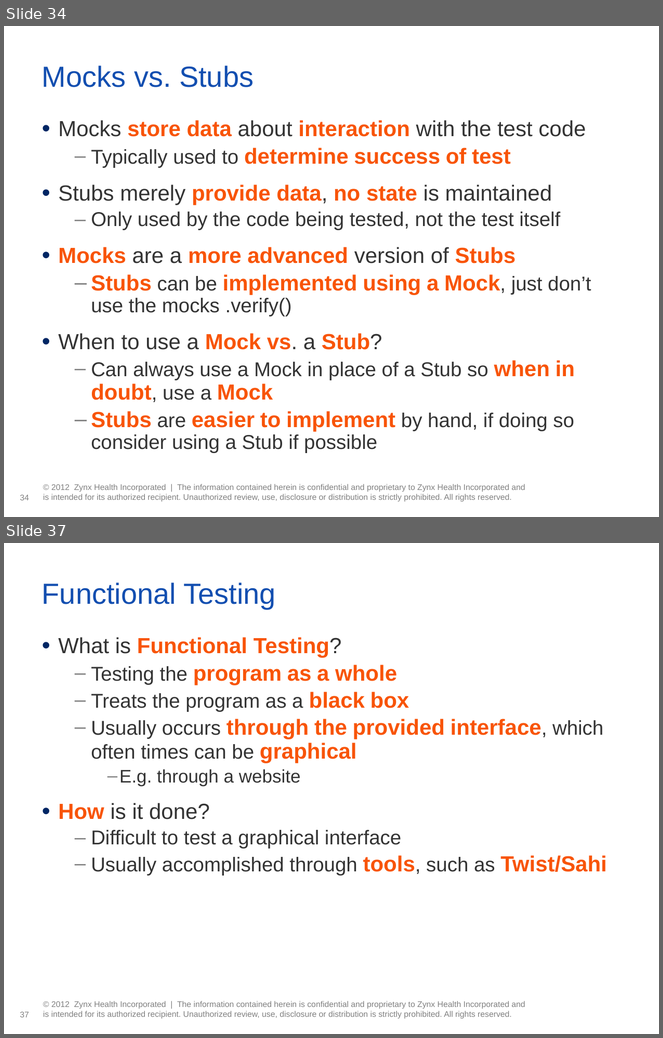
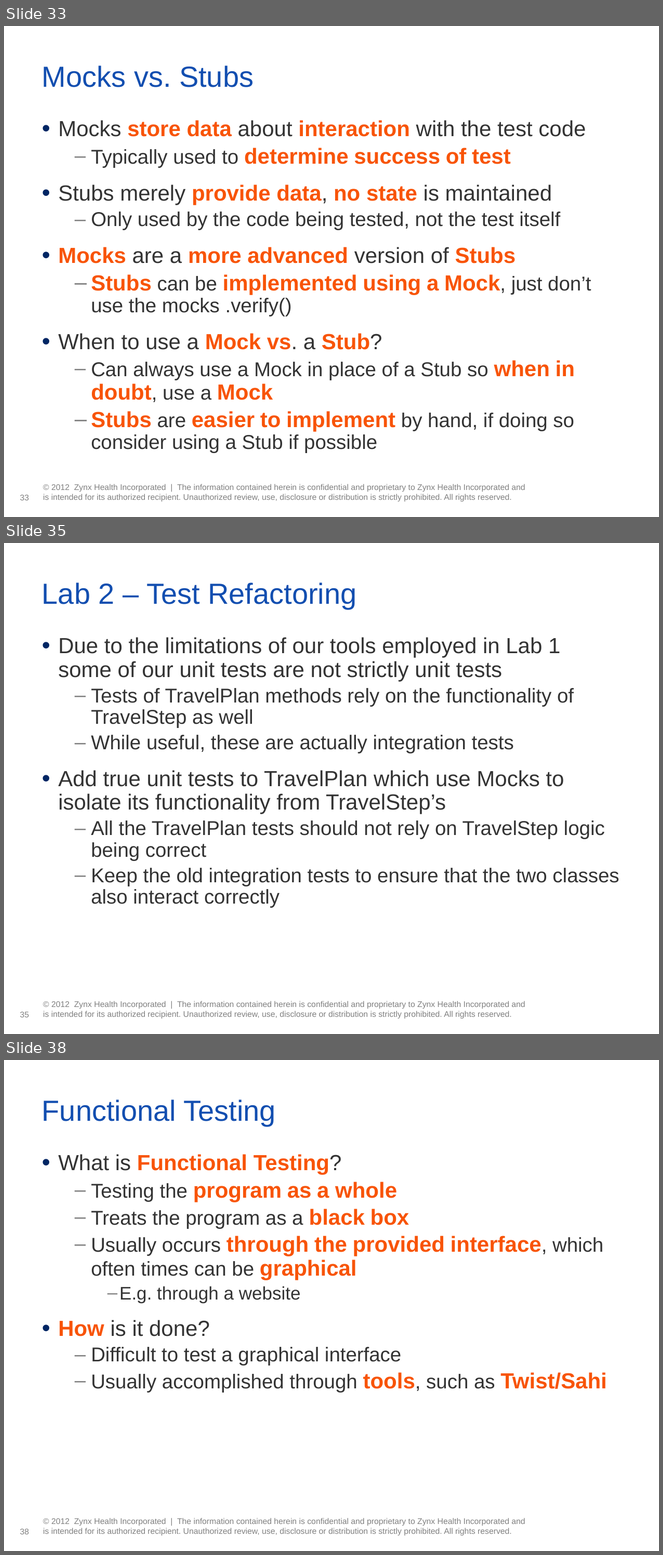
Before and after one commit to tathougies/zynx-se-bootcamp, a slide deck: testing/Testing Presentation.pptx. Shown one above the other, each under a label of ours: slides 34 and 37 before the commit, slides 33, 35 and 38 after it; the slides between them are not shown. The pictures are 663x1038 and 663x1555 pixels, drawn with LibreOffice and Linux fonts; fonts in the diff are those of the drawing; background and template pictures are left out. Boxes give left, top, right and bottom in pixels: in the first picture for what was removed or moved away, otherwise in the second. Text is boxed around its words. In the diff, an @@ line names an element or a change of style, - is before the commit and + after.

```diff
--- a/testing/Testing Presentation.pptx
+++ b/testing/Testing Presentation.pptx
@@ slide 35 added at [4, 543, 659, 1034], background #FFFFFF; not listed: 2 template elements that a slide beside it also shows @@
@@ title added at [42, 583, 357, 609], 32 pt, text #124EB0 @@
+Lab 2 – Test Refactoring
@@ text added at [58, 637, 619, 908], 22 pt, text #333333 @@
+• Due to the limitations of our tools employed in Lab 1 some of our unit tests are not strictly unit tests
+  – Tests of TravelPlan methods rely on the functionality of TravelStep as well
+  – While useful, these are actually integration tests
+• Add true unit tests to TravelPlan which use Mocks to isolate its functionality from TravelStep’s
+  – All the TravelPlan tests should not rely on TravelStep logic being correct
+  – Keep the old integration tests to ensure that the two classes also interact correctly
@@ what was slide 34 is now slide 33 @@
@@ page number at [20, 495, 29, 501]: text changed @@
-34
+33
@@ what was slide 37 is now slide 38 @@
@@ page number at [20, 1529, 29, 1535]: text changed @@
-37
+38
```
Also in this commit, not shown: 2 slides changed, 3 other slides added, 3 slides removed, 13 other files.
